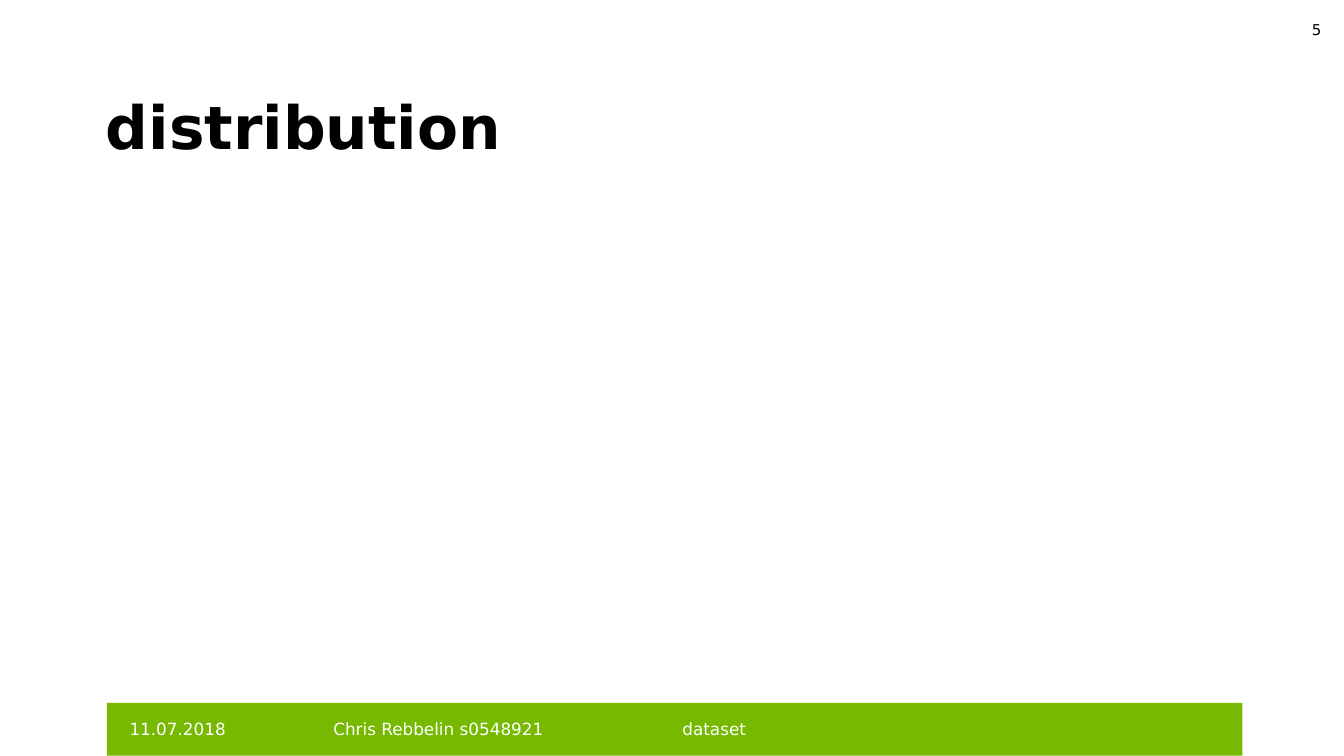
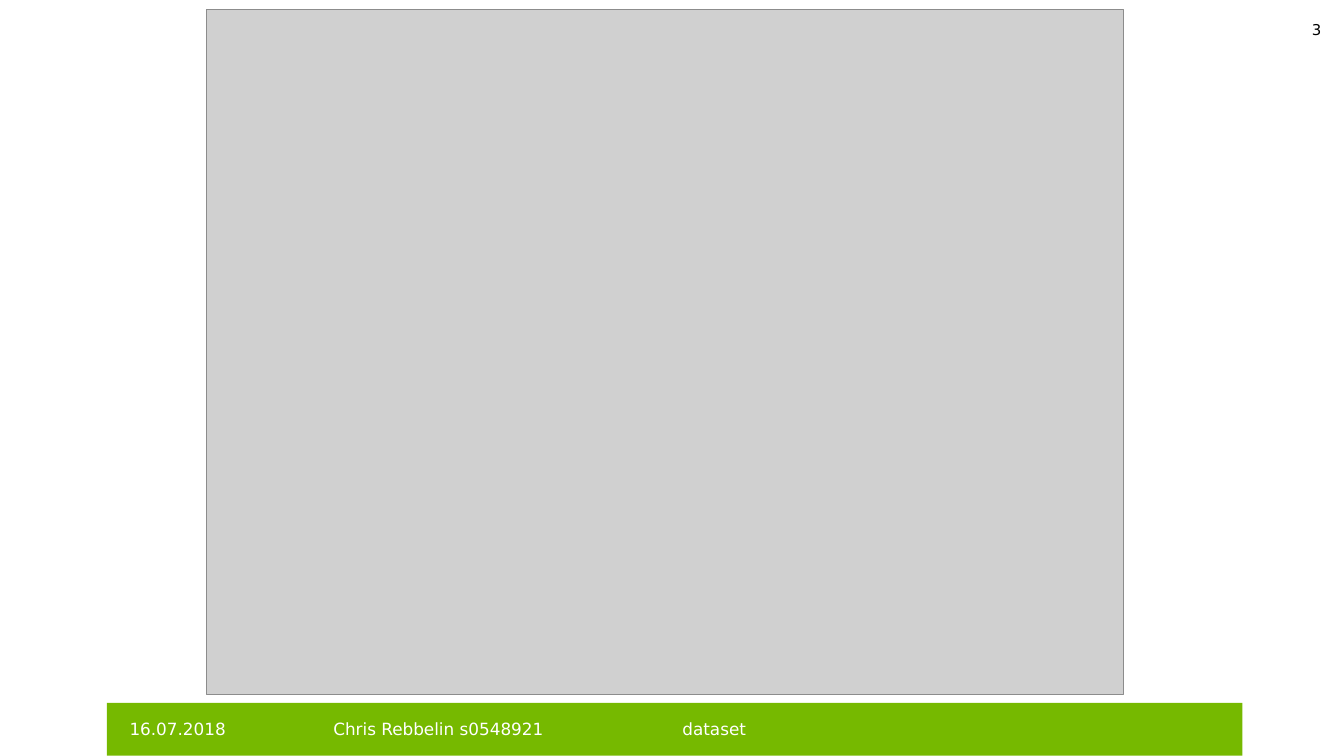
Before and after one commit to HeleleF/cnnProjUni, a slide deck: slide 3 of beleggg.pptx (slide 5 before the commit). Drawn at 1344x756 pixels with LibreOffice and Linux fonts; fonts in the diff are those of the drawing; grey boxes stand for pictures; background and template pictures are left out. Boxes give left, top, right and bottom in pixels: in the first picture for what was removed or moved away, otherwise in the second. Text is boxed around its words. In the diff, an @@ line names an element or a change of style, - is before the commit and + after.

```diff
--- a/beleggg.pptx
+++ b/beleggg.pptx
@@ picture added at <box>207,9,1124,694</box> @@
@@ page number at <box>1312,24,1321,36</box>: text changed @@
-5
+3
@@ title removed at <box>106,103,501,150</box> @@
-distribution
@@ text at <box>130,722,226,736</box>: text changed @@
-11.07.2018
+16.07.2018
```
Also in this commit, not shown: 10 other slides changed, 11 slides added, 1 other file.
